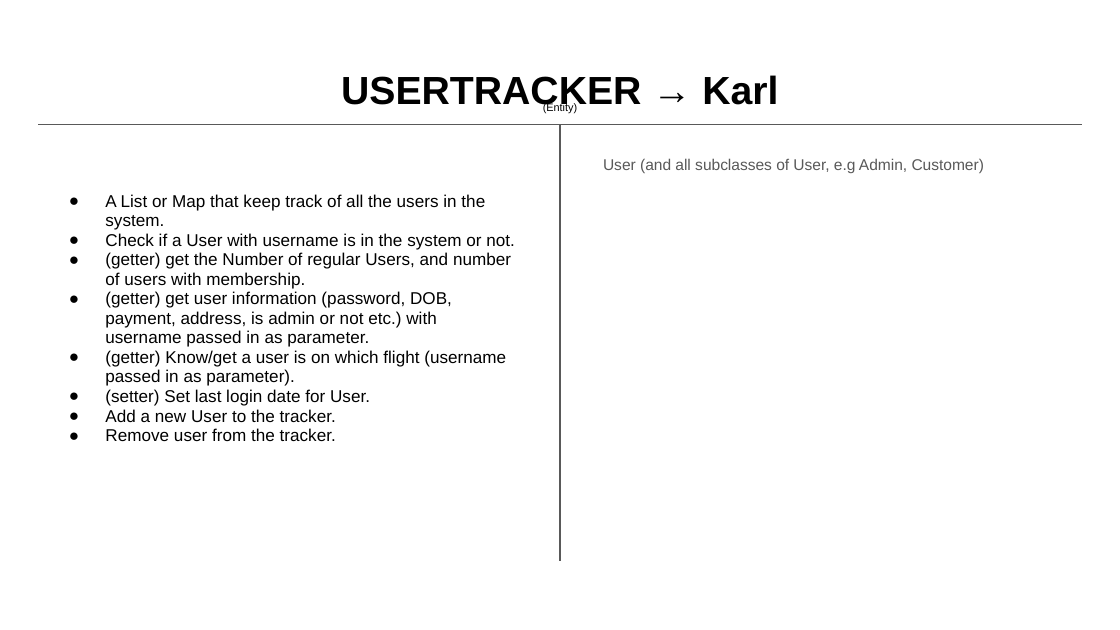
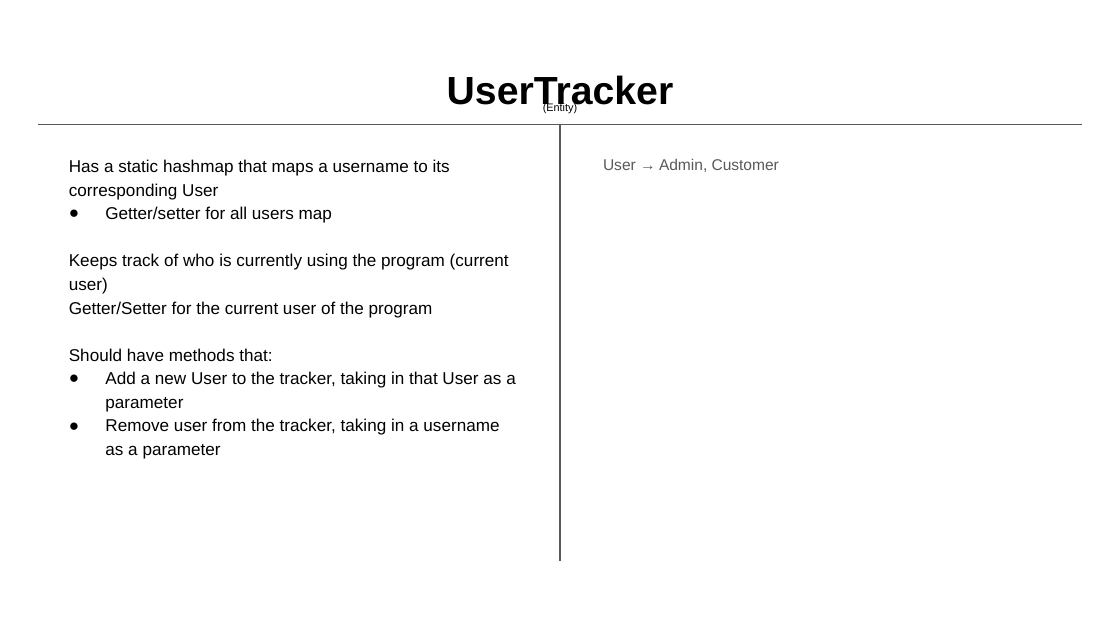
Before and after one commit to hud9925/FlightManager, a slide deck: slide 16 of phase0/CRC Model.pptx (slide 15 before the commit). Drawn at 1120x630 pixels with LibreOffice and Linux fonts; fonts in the diff are those of the drawing. Boxes give left, top, right and bottom in pixels: in the first picture for what was removed or moved away, otherwise in the second. Text is boxed around its words. In the diff, an @@ line names an element or a change of style, - is before the commit and + after.

```diff
--- a/phase0/CRC Model.pptx
+++ b/phase0/CRC Model.pptx
@@ title at box(447, 75, 674, 112): text changed @@
-USERTRACKER → Karl
+UserTracker
@@ text at box(69, 159, 516, 459): text changed @@
-● A List or Map that keep track of all the users in the system.
-● Check if a User with username is in the system or not.
-● (getter) get the Number of regular Users, and number of users with membership.
-● (getter) get user information (password, DOB, payment, address, is admin or not etc.) with username passed in as parameter.
-● (getter) Know/get a user is on which flight (username passed in as parameter).
-● (setter) Set last login date for User.
-● Add a new User to the tracker.
-● Remove user from the tracker.
+Has a static hashmap that maps a username to its corresponding User
+● Getter/setter for all users map
+Keeps track of who is currently using the program (current user)
+Getter/Setter for the current user of the program
+Should have methods that:
+● Add a new User to the tracker, taking in that User as a parameter
+● Remove user from the tracker, taking in a username as a parameter
@@ text at box(603, 158, 779, 172): text changed @@
-User (and all subclasses of User, e.g Admin, Customer)
+User → Admin, Customer
```
Also in this commit, not shown: 13 other slides changed, 1 slide added.
